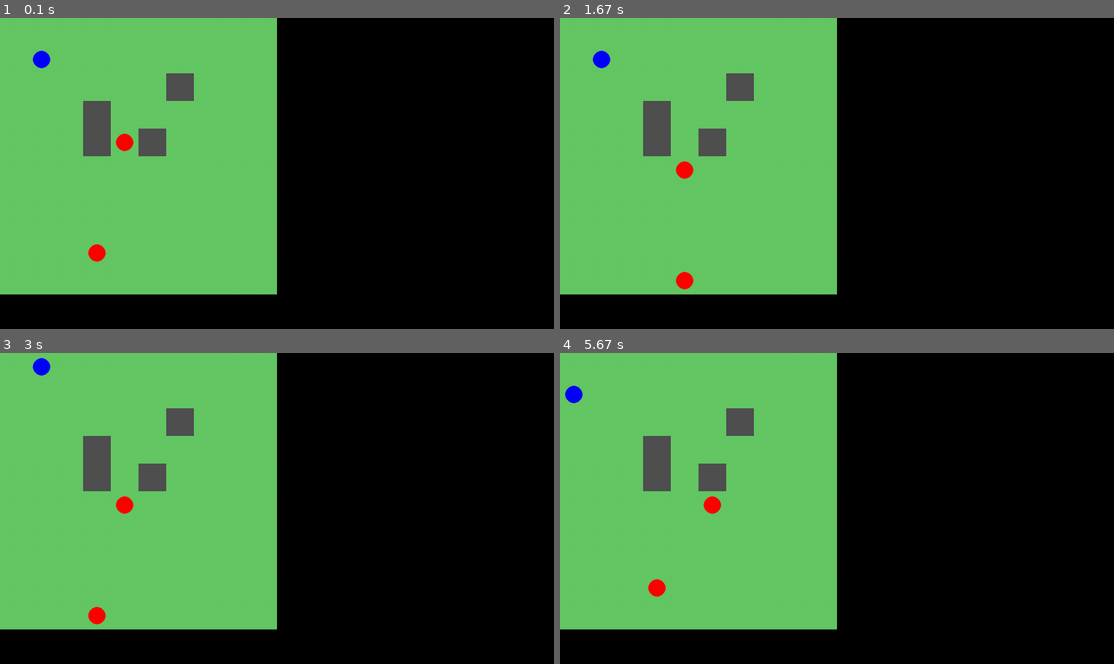
Above: before the commit, frames 1-4 (two rows, left to right).
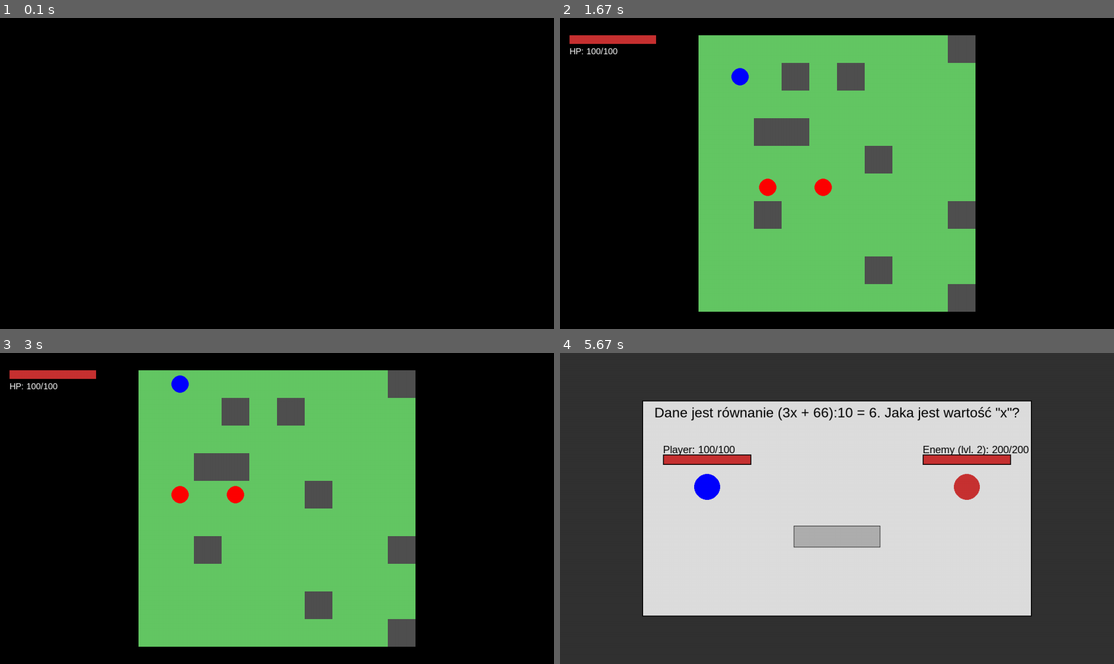
Above: after the commit, the same moments.

Repository: STEZXE-DEV/MyOwnProjects
Game: pygame game, started from MathuRPG/main.py
The game is run twice, just before and just after one commit, with the same random seed, the same clock (stepped at 60 frames per second) and the same inputs.
Inputs:
- Up to frame 1 (0.1 s): no input
- Up to frame 2 (1.67 s): type "ann" at 0.33 s; tap Enter at 0.67, 0.88 s; hold D from 1.22 s (still down)
- Up to frame 3 (3 s): release D at 1.68 s; hold W 1.77-2.07 s; hold D 2.1-2.57 s; hold A from 2.6 s (still down)
- Up to frame 4 (5.67 s): release A at 3.13 s; hold S 3.17-3.47 s; hold A 3.5-3.9 s; hold W 3.93-4.3 s; hold D 4.33-4.97 s; hold S 5-5.37 s; type "a" at 5.4 s; tap Enter at 5.53 s

The runs differ from the first frame. In frame 1, 44% of the frame differs, in the area x 0-50%, y 0-89%; in frame 2, 50%; in frame 3, 50%; in frame 4, 100%, in the area x 0-100%, y 0-100%.

Commit message:
"MathuRPG" PROTOTYPE (ver. 0.1)
First minimal playable version.

Diff:
--- a/MathuRPG/main.py
+++ b/MathuRPG/main.py
@@ -5,11 +5,16 @@
 from model.game_state import GameState
 from model.entities.player import Player
 from model.entities.enemy import Enemy
+
 from model.math_problems.task_generator import generate_task
+from model.math_problems.math_task import MathTask
+
 from view.exploration_view import ExplorationView
+from view.battle_view import BattleView
+from view.game_over_view import GameOverView
 
 
-def update():
+def tick_update():
     return pygame.time.get_ticks()
 
 
@@ -23,7 +28,10 @@
 input_font = pygame.font.SysFont("Arial", 28)
 
 game_state = GameState()
+
 view = ExplorationView(screen)
+battle_view = BattleView(screen)
+game_over_view =  GameOverView(screen)
 
 # TWORZENIE MAPY
 
@@ -32,23 +40,29 @@
 game_map = Map(10, 10, grass)
 
 player = Player(1, 1)
-enemy1 = Enemy(4, 4)
-enemy2 = Enemy(3, 8)
+enemy1 = Enemy(4, 4, level=1)
+enemy2 = Enemy(3, 8, level=2)
 enemies = [enemy1, enemy2]
 
 game_map.get_tile(1, 1).set_entity(player)
 game_map.get_tile(4, 4).set_entity(enemy1)
-game_map.get_tile(3, 8).set_entity(enemy2)
-game_map.set_tile(3, 4, wall)
-game_map.set_tile(5, 4, wall)
-game_map.set_tile(6, 2, wall)
-game_map.set_tile(3, 3, wall)
+game_map.get_tile(3, 8).set_entity(enemy1)
+for _ in range(10):
+    rng_x = random.randint(0, 9)
+    rng_y = random.randint(0, 9)
+    rng_tile =  game_map.get_tile(rng_x, rng_y)
+    if rng_tile.entity_on is None:
+        game_map.set_tile(rng_x, rng_y, wall)
+
 
 
 current_task = None
 task_surface = None
 rand_enemy_move = None
 last_enemy_move = 0
+collided_enemy = None
+difficulty_level = "NORMAL"
+winner = None
 
 ENEMY_MOVE_DELAY = 1000 # milisekund opóźnienia wroga
 
@@ -56,9 +70,8 @@
 running = True
 while running:
     delta_time = clock.tick(60)
-    delta_time
-    now = update()
-    view.draw_all(game_map)
+    now = tick_update()
+
     for event in pygame.event.get():
         if event.type == pygame.QUIT:
             running = False
@@ -67,7 +80,13 @@
                 running = False
 
         # TRYB EKSPLORACJI
+        # jeśli stan gry to eksploracja gracz oraz przeciwnicy mogą się poruszać, jeśli rozpocznie się walka byty zastygają
         if game_state.mode == game_state.EXPLORATION:
+            delta_time = clock.tick(60)
+            if len(enemies) == 0:
+                winner = "Player"
+                game_state.game_end()
+            view.draw_all(game_map, player)
             if event.type == pygame.KEYDOWN:
                 dx = dy = 0
                 if event.key == pygame.K_w: dy = -1
@@ -79,36 +98,47 @@
                     old_tile = game_map.get_tile(player.x, player.y)
                     next_move = game_map.try_move(player, dx, dy)
                     next_tile = game_map.get_tile(player.x + dx, player.y + dy)
-                    print(next_move)
-                    print(game_state.mode)
+
+                    # print(next_move)
+                    # print(game_state.mode)
+
                     if next_move:
                         if next_move.entity_type == "Enemy":
+
+                            collided_enemy = next_move
+                            current_task = generate_task(collided_enemy.level, difficulty_level)
+                            current_task_qst, current_task_ans  = generate_task(collided_enemy.level, difficulty_level)
+
                             enemy_in_battle = next_move
-                            game_state.start_battle(player, enemy_in_battle)
+                            game_state.start_battle(player, collided_enemy)
                         else:
                             old_tile.set_entity(None)
                             player.move(dx, dy)
                             next_tile.set_entity(player)
-                    view.draw_all(game_map)
+                    view.draw_all(game_map, player)
 
 
-                # for y in range(game_map.height):  #test
+                # for y in range(game_map.height):  #test rozmieszczenia bytów
                 #     for x in range(game_map.width):
                 #        print(x, y, game_map.get_tile(x,y).entity_on.entity_type if game_map.get_tile(x,y).entity_on is not None else None, end="\t")
                 #     print(x, y, game_map.get_tile(x,y).entity_on.entity_type if game_map.get_tile(x,y).entity_on is not None else None)
 
             # losowy ruch przeciwnika, jeśli trafi na gracza rozpoczyna się walka
-                print(last_enemy_move)
+                # print(last_enemy_move)
                 for enemy in enemies:
-                    rand_enemy_move = random.randint(1, 10)
+                    rand_enemy_move = random.randint(0, 11)
+                    e_dx = e_dy = 0
                     if rand_enemy_move:
-                        e_dx = e_dy = 0
                         if rand_enemy_move == 1: e_dy = -1
                         if rand_enemy_move == 2: e_dy = 1
                         if rand_enemy_move == 3: e_dx = -1
                         if rand_enemy_move == 4: e_dx = 1
-                    if now - last_enemy_move <= ENEMY_MOVE_DELAY:
-                        last_enemy_move = now + update()
+                        if rand_enemy_move in (5,6): e_dx, _ = enemy.follow_target(player)
+                        if rand_enemy_move in (7,8): _, e_dy = enemy.follow_target(player)
+                        if rand_enemy_move in (10, 11): e_dx, e_dy = enemy.follow_target(player)
+                        # if rand_enemy_move == 10: e_dx, _ = enemy.follow_target(player, 2) # skok o 2
+                        # if rand_enemy_move == 11: _, e_dy = enemy.follow_target(player, 2)
+
                         if e_dx or e_dy:
                             e_old_tile = game_map.get_tile(enemy.x, enemy.y)
                             e_new_tile = game_map.try_move(enemy, e_dx, e_dy)
@@ -119,8 +149,42 @@
                                 e_new_tile.set_entity(enemy)
                             if isinstance(e_new_tile, Player):
                                 if e_new_tile.entity_type == "Player":
+
+                                    collided_enemy = enemy
+                                    current_task_qst, current_task_ans  = generate_task(collided_enemy.level, difficulty_level)
+
+                                    # print(current_task)
+
                                     player_in_battle = e_new_tile
                                     game_state.start_battle(player_in_battle, enemy)
-                            view.draw_all(game_map)
+                                    # print(game_state.mode)
+                            view.draw_all(game_map, player)
+
+        # TRYB WALKI
+        elif game_state.mode == GameState.BATTLE:
+            delta_time = clock.tick(60)
+            current_task = MathTask(current_task_qst, current_task_ans, 100)
+            battle_view.draw_all(player, collided_enemy, current_task)
+            answer = battle_view.handle_event(event)
+            if answer is not None and answer != "":
+                game_state.battle.action_after_player_answer(answer, current_task)
+                if not collided_enemy.is_alive():
+                    enemies.remove(collided_enemy)
+                    dead_enemy_tile = game_map.get_tile(collided_enemy.x, collided_enemy.y)
+                    dead_enemy_tile.entity_on = None
+                    game_state.end_battle()
+
+                elif not player.is_alive():
+                    winner = game_state.battle.get_winner()
+                    game_state.end_battle()
+                    game_state.game_end()
+
+                else:
+                    current_task_qst, current_task_ans  = generate_task(collided_enemy.level, difficulty_level)
+                    current_task = MathTask(current_task_qst, current_task_ans, 100)
+
+        elif game_state.mode == GameState.END:
+            game_over_view.draw_all(winner)
+
     pygame.display.flip()
 pygame.quit()
--- a/MathuRPG/model/combat/battle_mode.py
+++ b/MathuRPG/model/combat/battle_mode.py
@@ -37,17 +37,17 @@
             defender.take_damage(amount)
 
     # działanie po odpowiedzi użytkownika w zależności od jej poprawności z zadaniem i czasem
-    def action_after_player_answer(self, player_answer: str | int, task) -> None:
-        if player_answer is not None:
-            task.submit_answer(player_answer)
-            if task.is_task_done_correctly_in_time():
-                self.deal_damage(self.player, self.enemy)
-            else:
-                self.deal_damage(self.enemy, self.player)
-        self.check_winner()
+    def action_after_player_answer(self, player_answer: str | int, task) -> None | bool:
 
-    def check_winner(self) -> str | None:
+        if player_answer is not None and player_answer.lstrip('-').isnumeric():
+            player_answer = int(player_answer)
+        task.submit_answer(player_answer)
+        if task.is_task_done_correctly_in_time():
+            self.deal_damage(self.player, self.enemy)
+        else:
+            self.deal_damage(self.enemy, self.player)
+        return self.get_winner()
+
+    def get_winner(self) -> str | None:
         self.winner = "Enemy" if self.player.hp <= 0 else "Player" if self.enemy.hp <= 0 else None
-
-    def get_winner(self) -> str:
-            return self.winner
+        return self.winner
--- a/MathuRPG/model/entities/enemy.py
+++ b/MathuRPG/model/entities/enemy.py
@@ -21,9 +21,9 @@
         if level is None:
             level = r.randint(1, 10)
         if power is None:
-            power = r.randint(level ** 2, level * 10 + 1)
+            power = r.randint(level * 10, level * 20 + 1)
         if max_hp is None:
-            max_hp = level ** 2 * 100
+            max_hp = level * 100
 
         super().__init__(x, y, max_hp)
         self.power = power
--- a/MathuRPG/model/entities/entity.py
+++ b/MathuRPG/model/entities/entity.py
@@ -26,7 +26,7 @@
 
 
     # funkcja sprawdzająca czy byt żyje
-    def is_entity_alive(self) -> bool:
+    def is_alive(self) -> bool:
         return self.get_hp() > 0
 
     # funkcja poruszania się bytu
@@ -43,6 +43,13 @@
         self.x += dx
         self.y += dy
 
+    # funkcja poruszania się bytu w kierunku celu
+    def follow_target(self, target, n = 1) -> int:
+        # jeśli x celu jest większe od x bytu to się zwiększa
+        dx = 1 if target.x  > self.x else -1 if target.x  < self.x else 0
+        dy = 1 if target.y  > self.y else -1 if target.y  < self.y else 0
+        return dx, dy
+
     # otrzymywanie obrażeń
     def take_damage(self, dmg: int) -> None:
 
@@ -58,9 +65,11 @@
 
         if dmg >= self.get_hp():
             self.hp = 0
-            self.alive = False
         else:
             self.hp = self.hp - dmg
+
+    def die(self):
+        self.alive = False
 
     # leczenie się (uzupełnienie zdrowia nigdy nie przekroczy maksymalnego zdrowia bytu)
     def heal(self, amount: int) -> None:
--- a/MathuRPG/model/entities/player.py
+++ b/MathuRPG/model/entities/player.py
@@ -27,7 +27,7 @@
         self.entity_type = "Player"
 
         # statystyki domyślne gracza
-        self.power = 0 # potęga - zwiększa zadawane obrażenia przeciwnikowi
+        self.power = 10 # potęga - zwiększa zadawane obrażenia przeciwnikowi
         self.focus = 0 # skupienie - wydłuża czas na wykoanie zadania
         self.conclusion = 0 # wniosek - zmniejsza otrzymywane obrażenia od wrogów
         self.unassigned_stat_points = 0 # każdy poziom daje wolne punkty do rozdania
--- a/MathuRPG/model/game_state/game_state.py
+++ b/MathuRPG/model/game_state/game_state.py
@@ -4,6 +4,7 @@
 class GameState:
     BATTLE = "battle" # tryb stanu gry - walka - zadania matematyczne
     EXPLORATION = "exploration" # tryb stanu gry - eksploracja - free roam
+    END = "game_over"
 
     def __init__(self) -> None:
         self.mode = GameState.EXPLORATION # domyślny stan gry to eksploracja
@@ -33,3 +34,6 @@
     # czy właśnie trwa bitwa
     def is_in_battle(self) -> bool:
         return self.mode == GameState.BATTLE
+
+    def game_end(self) -> None:
+        self.mode = GameState.END
--- a/MathuRPG/model/math_problems/math_task.py
+++ b/MathuRPG/model/math_problems/math_task.py
@@ -4,7 +4,7 @@
 
 #klasa zadania matematycznego
 class MathTask:
-    def __init__(self, question, correct_ans, time_limit, difficulty=r.randint(1,10) ):
+    def __init__(self, question, correct_ans, time_limit, difficulty=r.randint(1,2) ):
         self.time_start = int(t.time()) #czas rozpoczęcia
         self.time_limit = time_limit #limit czasu w sekundach
         self.question = str(question) #dyspozycja/zadanie/pytanie
@@ -26,5 +26,5 @@
         return self.answer == self.correct_ans
 
     #funkcja sprawdzająca czay zadanie zostało poprawnie ukończone w czasie
-    def is_task_done_correctly_in_time(self):
-        return self.time_left() > 0 and self.is_ans_correct()
+    def is_task_done_correctly_in_time(self): # self.time_left() > 0 and self.is_ans_correct()
+        return  self.is_ans_correct()
--- a/MathuRPG/model/math_problems/task_generator.py
+++ b/MathuRPG/model/math_problems/task_generator.py
@@ -8,10 +8,12 @@
 
 # funkcja generująca zadanie wedle poziomu przeciwnika i poziomu trudności gry
 def generate_task(enemy_level, game_difficulty): # task_type będzie z enemy.level (max 5 lub 10 zależy ile mi się uda), task_difficulty będzie brany z poziomu trudności gry (1, 2, 3)
+    task_gen = None
+    task_level = None
     for k, v in enumerate(TASK_GEN_FUNCTIONS, 1):
         if k == enemy_level:
             task_gen = v
     for k, v in enumerate(DIFFICULTY_LEVELS, 1):
-        if k == game_difficulty:
-            task_level = game_difficulty
+        if v == game_difficulty:
+            task_level = k
     return task_gen(task_level)
--- a/MathuRPG/view/battle_view.py
+++ b/MathuRPG/view/battle_view.py
@@ -1,3 +1,76 @@
+import pygame
+from view.input_box import InputBox
+
 class BattleView:
-    def __init__(self):
-        pass
+    def __init__(self, screen):
+        self.screen = screen
+        self.font = pygame.font.SysFont("Arial", 32)
+        self.small_font = pygame.font.SysFont("Arial", 24)
+
+        self.input_box = InputBox(
+            x=screen.get_width() // 2 - 100,
+            y=screen.get_height() // 2 + 40,
+            w=200,
+            h=50,
+            font=self.font
+        )
+
+    # ---------- EVENTY ----------
+    def handle_event(self, event):
+        # zwraca odpowiedź gracza w str albo None
+        return self.input_box.handle_user_input(event)
+
+    # ---------- RYSOWANIE ----------
+    def draw_all(self, player, enemy, task):
+        self.screen.fill((50, 50, 50))
+
+        self.draw_panels()
+        self.draw_entities(player, enemy)
+        self.draw_hp(player, enemy)
+        self.draw_task(task)
+
+        self.input_box.draw_input_box(self.screen)
+
+    def draw_panels(self):
+        panel_w, panel_h = 900, 500
+        x = self.screen.get_width() // 2 - panel_w // 2
+        y = self.screen.get_height() // 2 - panel_h // 2
+
+
+        pygame.draw.rect(self.screen, (222, 222, 222), (x, y, panel_w, panel_h))
+        pygame.draw.rect(self.screen, (0, 0, 0), (x, y, panel_w, panel_h), 2)
+
+        self.panel_x = x
+        self.panel_y = y
+        self.panel_width = panel_w
+        self.panel_height = panel_h
+        self.panel_center_x =  self.panel_width // 2 + self.panel_x
+
+
+    def draw_entities(self, player, enemy):
+        py = self.panel_y + 200
+
+        pygame.draw.circle(self.screen, (0, 0, 255),
+                        (self.panel_center_x - 300 , py), 30)
+
+        pygame.draw.circle(self.screen, (200, 50, 50),
+                        (self.panel_center_x + 300  , py), 30)
+
+
+    def draw_hp(self, player, enemy):
+        # Player HP
+        self.draw_hp_bar(self.panel_center_x - 102 - 300, self.panel_y + 125, player.hp, player.max_hp, "Player")
+        # Enemy HP
+        self.draw_hp_bar(self.panel_center_x - 102 + 300, self.panel_y + 125, enemy.hp, enemy.max_hp, f"Enemy (lvl. {enemy.level})")
+
+    def draw_hp_bar(self, x, y, hp, max_hp, label):
+        ratio = hp / max_hp
+        pygame.draw.rect(self.screen, (0, 0, 0), (x , y, 204, 24), 2)
+        pygame.draw.rect(self.screen, (200, 50, 50), (x + 2, y + 2, int(200 * ratio), 20))
+
+        text = self.small_font.render(f"{label}: {hp}/{max_hp}", True, (0, 0, 0))
+        self.screen.blit(text, (x, y - 25))
+
+    def draw_task(self, task):
+        text = self.font.render(task.question, True, (0, 0, 0))
+        self.screen.blit(text, (self.screen.get_width() // 2 - text.get_width() // 2, self.panel_y + 10))
--- a/MathuRPG/view/exploration_view.py
+++ b/MathuRPG/view/exploration_view.py
@@ -1,42 +1,88 @@
 import pygame
 
-# klasa widoku eksploracji
 class ExplorationView:
     def __init__(self, screen, tile_size=64):
         self.screen = screen
         self.tile_size = tile_size
+        self.font = pygame.font.SysFont("Arial", 20)
 
-    def draw_entity(self, width, height, entity):
-        color = None
+    def draw_entity(self, width, height, entity, offset_x, offset_y):
+        if not entity.is_alive():
+            return
+
         if entity.entity_type == "Player":
             color = (0, 0, 255)
-        if entity.entity_type == "Enemy":
+        elif entity.entity_type == "Enemy":
             color = (255, 0, 0)
+        else:
+            return
+
         pygame.draw.circle(
-                        self.screen, color,
-                        (width*self.tile_size+32, height*self.tile_size+32), 20
-                    )
+            self.screen,
+            color,
+            (width * self.tile_size + self.tile_size // 2 + offset_x,
+             height * self.tile_size + self.tile_size // 2 + offset_y),
+            20
+        )
 
-
-    def draw_tile(self, width, height, tile):
+    def draw_tile(self, width, height, tile, offset_x, offset_y):
         if tile.tile_type == "grass":
             color = (100, 200, 100)
-        if tile.tile_type == "wall":
+        elif tile.tile_type == "wall":
             color = (80, 80, 80)
+        else:
+            color = (0, 0, 0)
+
         pygame.draw.rect(
             self.screen,
             color,
-            (width*self.tile_size, height*self.tile_size, self.tile_size, self.tile_size)
+            (width * self.tile_size + offset_x,
+             height * self.tile_size + offset_y,
+             self.tile_size,
+             self.tile_size)
         )
 
+    def draw_hud(self, player):
+        # ramka
+        pygame.draw.rect(self.screen, (0, 0, 0), (20, 20, 204, 24), 2)
 
-    # rysowanie mapy i obiektów gry na ekranie
-    def draw_all(self, game_map) -> None:
+        # pasek HP
+        hp_ratio = player.hp / player.max_hp
+        hp_width = int(200 * hp_ratio)
+
+        pygame.draw.rect(
+            self.screen,
+            (200, 50, 50),
+            (22, 40, hp_width, 20)
+        )
+
+        # tekst
+        text = self.font.render(
+            f"HP: {player.hp}/{player.max_hp}",
+            True,
+            (255, 255, 255)
+        )
+        self.screen.blit(text, (22, 65))
+
+    def draw_all(self, game_map, player) -> None:
+        self.screen.fill((0, 0, 0)) # wypełnienie kolorem czarnym
+
+        # obliczanie przesunięcia, żeby wycentrować mapę
+        map_pixel_width = game_map.width * self.tile_size
+        map_pixel_height = game_map.height * self.tile_size
+        offset_x = self.screen.get_width() // 2 - map_pixel_width // 2
+        offset_y = self.screen.get_height() // 2 - map_pixel_height // 2
+
+        # rysowanie kafelków i bytów
         for height in range(game_map.height):
             for width in range(game_map.width):
                 tile = game_map.get_tile(width, height)
                 if tile:
-                    self.draw_tile(width, height, tile)
+                    self.draw_tile(width, height, tile, offset_x, offset_y)
+
                 entity = tile.get_entity()
                 if entity:
-                    self.draw_entity(width, height, entity)
+                    self.draw_entity(width, height, entity, offset_x, offset_y)
+
+        # HUD
+        self.draw_hud(player)
--- /dev/null
+++ b/MathuRPG/view/game_over_view.py
@@ -0,0 +1,63 @@
+import pygame
+
+
+class GameOverView:
+    def __init__(self, screen):
+        self.screen = screen
+        self.big_font = pygame.font.SysFont("Arial", 72, bold=True)
+        self.medium_font = pygame.font.SysFont("Arial", 36)
+        self.small_font = pygame.font.SysFont("Arial", 24)
+
+    def draw_all(self, winner: str | None):
+        # tło
+        self.screen.fill((0, 0, 0))
+        player_win_color = (50, 220, 50)
+        player_win_text = "YOU WIN!"
+        enemy_win_color = (220, 50, 50)
+        enemy_win_text = "GAME OVER"
+
+        #  zwycięzca
+        if winner:
+            if winner.lower() == "player":
+                color = player_win_color
+                text = player_win_text
+
+            elif winner.lower() == "enemy":
+                color = enemy_win_color
+                text = enemy_win_text
+
+            title_text = self.big_font.render(text, True, color)
+            self.screen.blit(
+                title_text,
+                (
+                    self.screen.get_width() // 2 - title_text.get_width() // 2,
+                    150
+                )
+            )
+
+            winner_text = self.medium_font.render(
+                f"Winner: {winner}",
+                True,
+                (255, 255, 255)
+            )
+            self.screen.blit(
+                winner_text,
+                (
+                    self.screen.get_width() // 2 - winner_text.get_width() // 2,
+                    260
+                )
+            )
+
+        # tekst na dole
+        hint_text = self.small_font.render(
+            "Press ESC to quit",
+            True,
+            (180, 180, 180)
+        )
+        self.screen.blit(
+            hint_text,
+            (
+                self.screen.get_width() // 2 - hint_text.get_width() // 2,
+                340
+            )
+        )
--- /dev/null
+++ b/MathuRPG/view/input_box.py
@@ -0,0 +1,57 @@
+import pygame
+
+clock = pygame.time.Clock()
+# font = pygame.font.SysFont("Arial", 32)
+
+class InputBox:
+    active_color = pygame.Color(200,200,200)
+    inactive_color = pygame.Color(175,175,175)
+    def __init__(self, x , y, w, h, font):
+        self.rect = pygame.Rect(x,y,w,h)
+        self.font = font
+        self.input = ""
+        self.active = False
+
+    def handle_user_input(self, event):
+        if event.type == pygame.MOUSEBUTTONDOWN:
+            self.active = self.rect.collidepoint(event.pos)
+
+        if event.type == pygame.KEYDOWN and self.active:
+            if event.key == pygame.K_BACKSPACE:
+                self.input = self.input[:-1]
+            elif event.key == pygame.K_DELETE:
+                self.input = ""
+            elif event.key == pygame.K_RETURN:
+                confirmed_input = self.input
+                self.input = ""
+                return confirmed_input
+            else:
+                self.input += event.unicode
+
+
+    def draw_input_box(self, screen):
+        if self.active == True:
+            self.color = InputBox.active_color
+            pygame.draw.rect(screen, self.color, self.rect)
+            pygame.draw.rect(screen, (0, 110, 255), self.rect, 2)
+        elif self.active == False:
+            self.color = InputBox.inactive_color
+            pygame.draw.rect(screen, self.color, self.rect)
+            pygame.draw.rect(screen, (0,0,0), self.rect, 1)
+        text_surface = self.font.render(self.input, True, (0,0,0))
+        screen.blit(text_surface, (self.rect.x + 10, self.rect.y + 10))
+
+
+# input_box = InputBox(300, 170, 200, 50, font)
+
+# running = True
+# while running:
+#     clock.tick(60)
+#     screen.fill((240, 240, 240))
+
+#     for event in pygame.event.get():
+#         if event.type == pygame.QUIT:
+#             running = False
+#         input_box.handle_user_input(event)
+#     input_box.draw_input_box(screen)
+#     pygame.display.flip()
